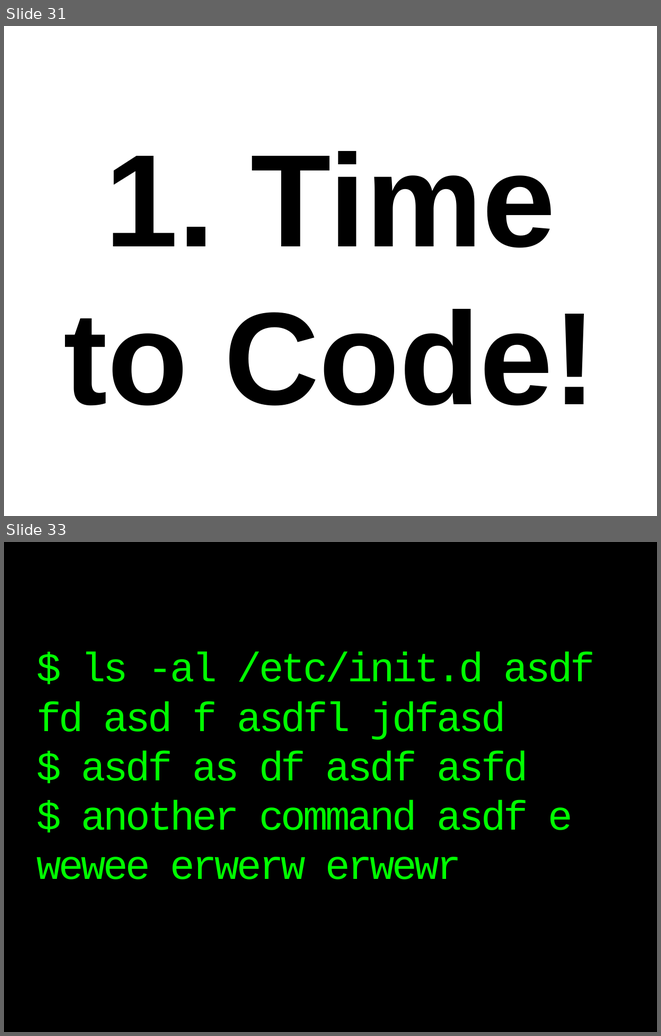
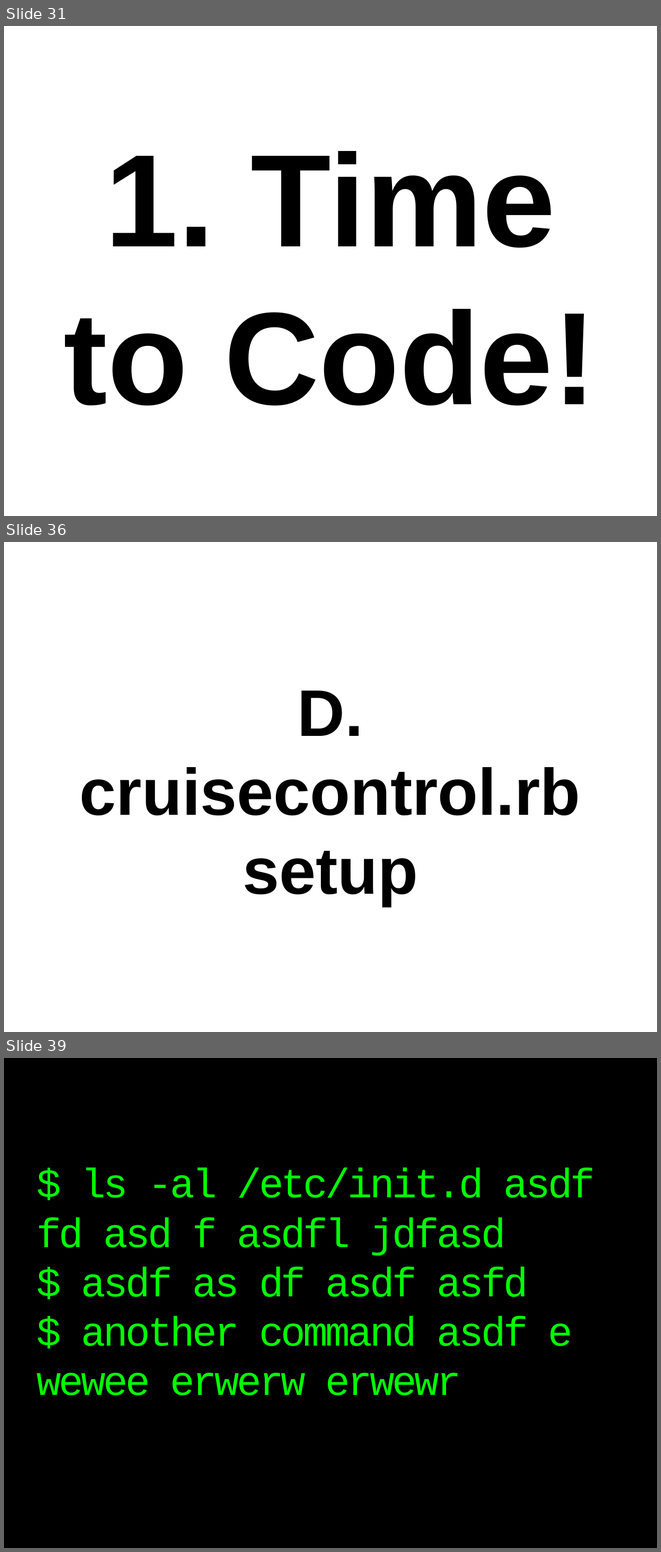
Before and after one commit to thewoolleyman/ci_for_the_rails_guy_or_gal, a slide deck: presentation/ci_for_the_web_2.0_guy_or_gal.odp. Shown one above the other, each under a label of ours: slides 31 and 33 before the commit, slides 31, 36 and 39 after it; the slides between them are not shown. The pictures are 661x1036 and 661x1552 pixels, drawn with LibreOffice and Linux fonts; fonts in the diff are those of the drawing. Boxes give left, top, right and bottom in pixels: in the first picture for what was removed or moved away, otherwise in the second. Text is boxed around its words. In the diff, an @@ line names an element or a change of style, - is before the commit and + after.

```diff
--- a/presentation/ci_for_the_web_2.0_guy_or_gal.odp
+++ b/presentation/ci_for_the_web_2.0_guy_or_gal.odp
@@ slide 36 added at [4, 542, 657, 1032], background #FFFFFF @@
@@ title added at [80, 690, 581, 906], 80 pt, text #000000, bold @@
+D.
+cruisecontrol.rb setup
@@ what was slide 33 is now slide 39 @@
```
Also in this commit, not shown: 1 slide changed, 6 other slides added, 1 slide removed, 1 other file.
